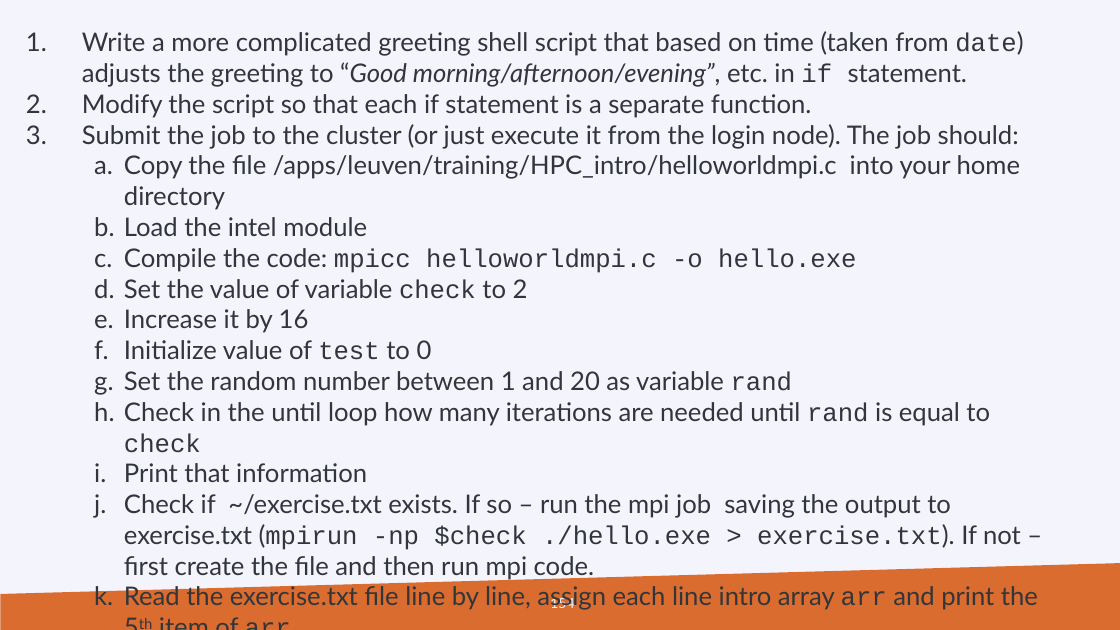
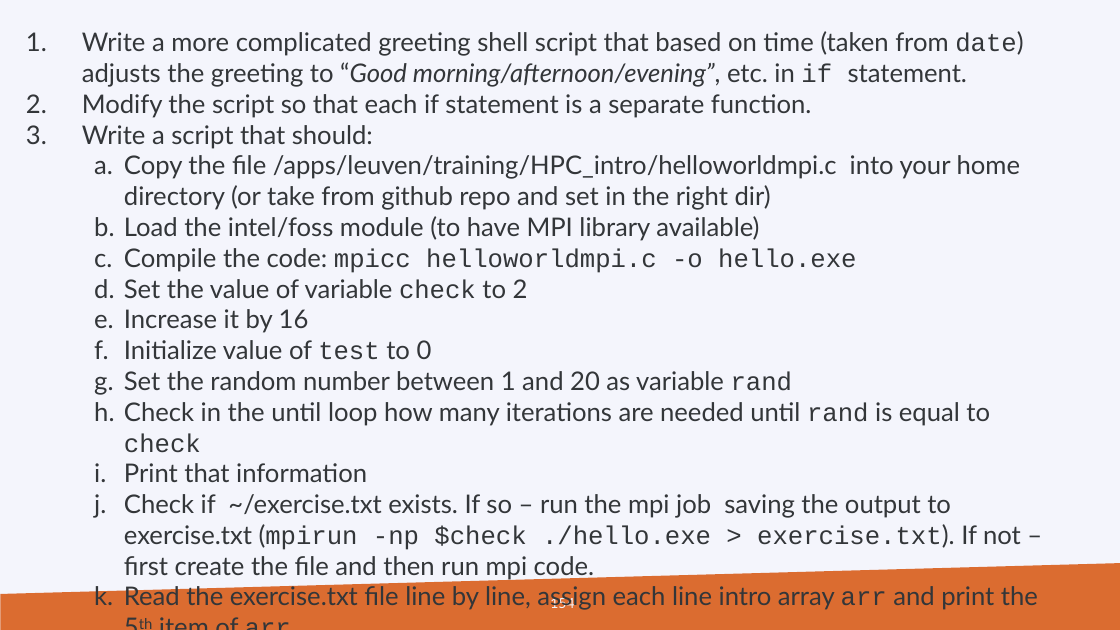
Before and after one commit to hpcleuven/Linux-scripting, a slide deck: slide 154 of Linux-scripting.pptx. Drawn at 1120x630 pixels with LibreOffice and Linux fonts; fonts in the diff are those of the drawing; background and template pictures are left out. Boxes give left, top, right and bottom in pixels: in the first picture for what was removed or moved away, otherwise in the second. Text is boxed around its words. In the diff, an @@ line names an element or a change of style, - is before the commit and + after.

```diff
--- a/Linux-scripting.pptx
+++ b/Linux-scripting.pptx
@@ text at <box>82,125,1020,241</box>: text changed @@
-3. Submit the job to the cluster (or just execute it from the login node). The job should:
-  a. Copy the file /apps/leuven/training/HPC_intro/helloworldmpi.c into your home directory
-  b. Load the intel module
+3. Write a script that should:
+  a. Copy the file /apps/leuven/training/HPC_intro/helloworldmpi.c into your home directory (or take from github repo and set in the right dir)
+  b. Load the intel/foss module (to have MPI library available)
```
Also in this commit, not shown: 9 other slides changed, 1 other file.
